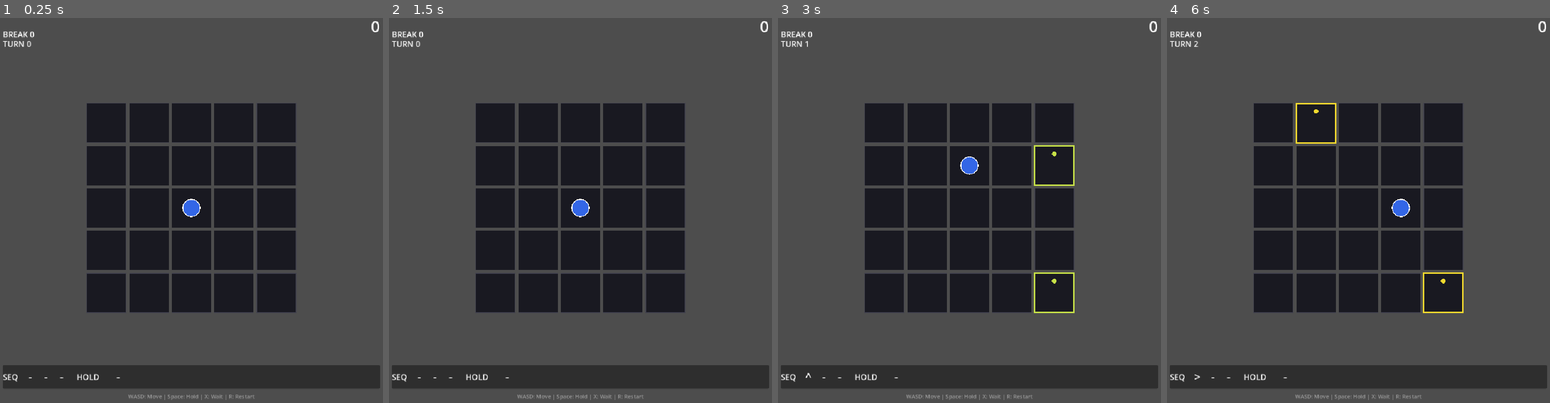
Above: before the commit, frames 1-4 (left to right).
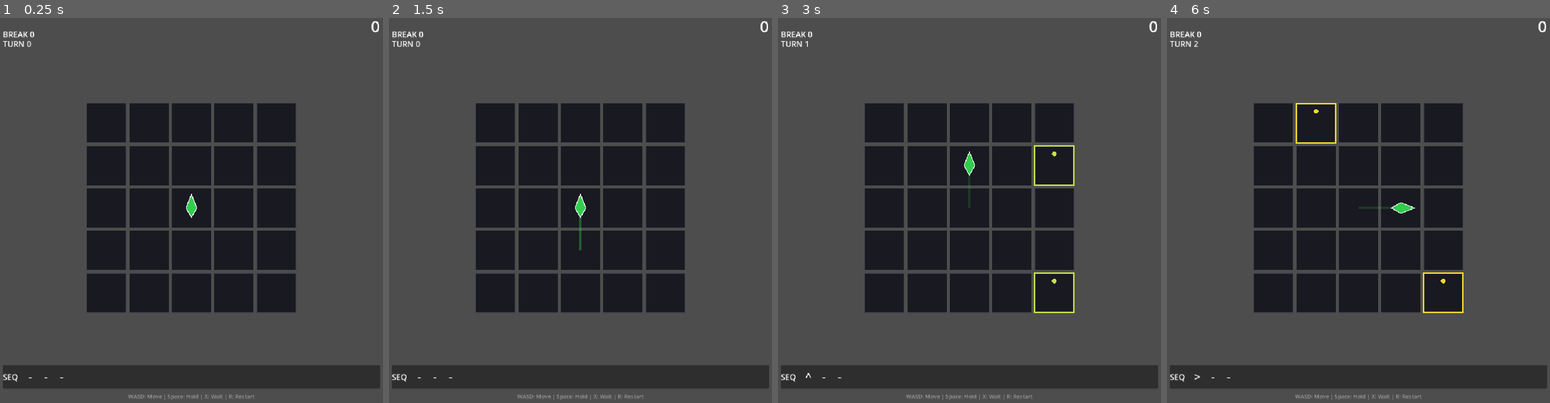
Above: after the commit, the same moments.

Repository: Periodev/DIR
Game: Godot game, scene res://main.tscn
Two runs of this game, one before a commit and one after it. Both use one fixed random seed, a clock stepped at 60 frames per second and the inputs below.
Inputs:
- Up to frame 1 (0.25 s): no input
- Up to frame 2 (1.5 s): tap Enter at 0.5 s; hold Right 0.53-1.28 s; tap R at 0.6, 1.35 s; tap Space at 0.77, 1.25 s; hold Down from 1.28 s (still down)
- Up to frame 3 (3 s): tap Space at 1.52 s; tap Enter at 2, 2.85 s; release Down at 2.03 s; hold Right 2.03-2.78 s; tap X at 2.1 s; tap R at 2.3 s; hold Up from 2.78 s (still down)
- Up to frame 4 (6 s): tap Space at 3.02, 3.5, 3.77, 4.52, 5.75 s; tap R at 3.05, 3.8, 4.35, 5.1 s; release Up at 3.53 s; hold Left 3.53-5.03 s; tap Z at 3.6 s; tap Enter at 5 s; hold Down 5.03-5.78 s; hold Right from 5.78 s (still down); tap X at 5.85 s

The runs differ from the first frame. In frame 1, 0.2% of the frame differs, in the area x 20-53%, y 45-95%; in frame 2, 0.3%; in frame 3, 0.3%; in frame 4, 0.3%.

Commit message:
Add PLN movement trail; bind attack modes to characters in CharacterData
Co-Authored-By: Claude Sonnet 4.6 <noreply@anthropic.com>

Diff:
--- a/DIR/godot_project/resources/CharacterData.gd
+++ b/DIR/godot_project/resources/CharacterData.gd
@@ -38,7 +38,7 @@
 		"has_charge_marker": false,
 		"charge_max": 0,
 		"has_ult":   false,
-		"attack_mode": AttackMode.DASH,
+		"attack_mode": AttackMode.STRIKE,
 		"has_pierce": true,
 		"has_penetrating_attack": false,
 		"has_post_kill_reposition": false,
@@ -51,7 +51,7 @@
 		"has_charge_marker": false,
 		"charge_max": 0,
 		"has_ult":   false,
-		"attack_mode": AttackMode.DASH,
+		"attack_mode": AttackMode.STRIKE,
 		"has_pierce": false,
 		"has_penetrating_attack": false,
 		"has_post_kill_reposition": false,
--- a/DIR/godot_project/scripts/Main.gd
+++ b/DIR/godot_project/scripts/Main.gd
@@ -1,14 +1,12 @@
 extends Node
 
-const CURRENT_CHARACTER := "COR"
-const ATTACK_MODE_USE_CHARACTER := -1
-const CURRENT_ATTACK_MODE := CharacterData.AttackMode.STRIKE
+const CURRENT_CHARACTER := "PLN"
 
 @onready var board: Node2D = $Board
 @onready var hud: CanvasLayer = $HUD
 
 func _ready() -> void:
-	board.setup_character(CURRENT_CHARACTER, CURRENT_ATTACK_MODE)
+	board.setup_character(CURRENT_CHARACTER)
 	hud.setup(CURRENT_CHARACTER)
 
 	board.game_over_signal.connect(_on_game_over)
--- /dev/null
+++ b/DIR/godot_project/scripts/PLNMoveTrail.gd
@@ -0,0 +1,32 @@
+extends Node2D
+
+const COLOR      := Color(0.2, 0.8, 0.3)
+const CORE_WIDTH := 1.5
+const GLOW_WIDTH := 5.0
+
+var _from: Vector2
+var _to: Vector2
+var _t: float = 0.0
+
+func setup(p_from: Vector2, p_to: Vector2) -> void:
+	_from = p_from
+	_to = p_to
+
+func _ready() -> void:
+	z_index = 9  # Player(10) 之下，剛好在角色背後
+
+	var tw := create_tween()
+	tw.tween_method(_set_t, 0.0, 1.0, 0.30)\
+	  .set_trans(Tween.TRANS_QUAD).set_ease(Tween.EASE_IN)
+	tw.tween_callback(queue_free)
+
+func _set_t(val: float) -> void:
+	_t = val
+	queue_redraw()
+
+func _draw() -> void:
+	var alpha := 1.0 - _t
+	draw_line(_from, _to,
+	          Color(COLOR.r, COLOR.g, COLOR.b, alpha * 0.3), GLOW_WIDTH)
+	draw_line(_from, _to,
+	          Color(COLOR.r, COLOR.g, COLOR.b, alpha), CORE_WIDTH)
--- a/DIR/godot_project/scripts/Player.gd
+++ b/DIR/godot_project/scripts/Player.gd
@@ -1,6 +1,7 @@
 extends Node2D
 
 const PLNSlashEffect = preload("res://scripts/PLNSlashEffect.gd")
+const PLNMoveTrail   = preload("res://scripts/PLNMoveTrail.gd")
 const CORAttackArc   = preload("res://scripts/CORAttackArc.gd")
 
 var character_name: String = "COR"
@@ -91,6 +92,10 @@
 			tw2.tween_property(self, "scale", Vector2(1.0, 1.0), 0.02)\
 			   .set_trans(Tween.TRANS_LINEAR)
 		"PLN":
+			var trail := Node2D.new()
+			trail.set_script(PLNMoveTrail)
+			get_parent().add_child(trail)
+			trail.setup(from_pos, to_pos)
 			var tw := create_tween()
 			tw.tween_property(self, "position", to_pos, 0.07)\
 			  .set_trans(Tween.TRANS_EXPO).set_ease(Tween.EASE_OUT)
